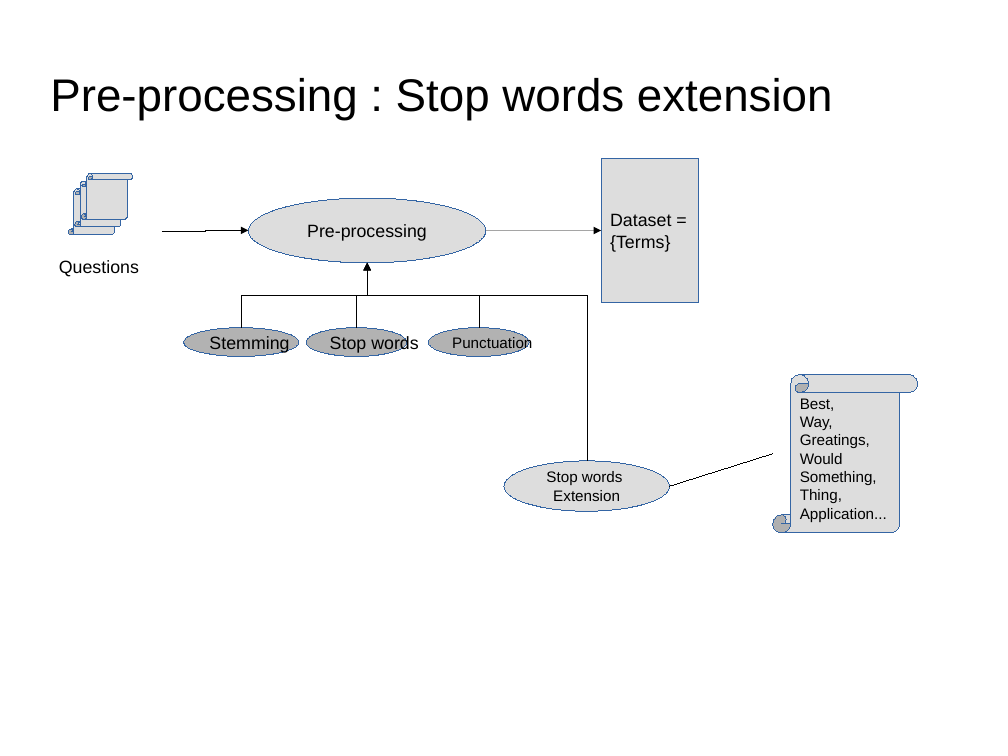
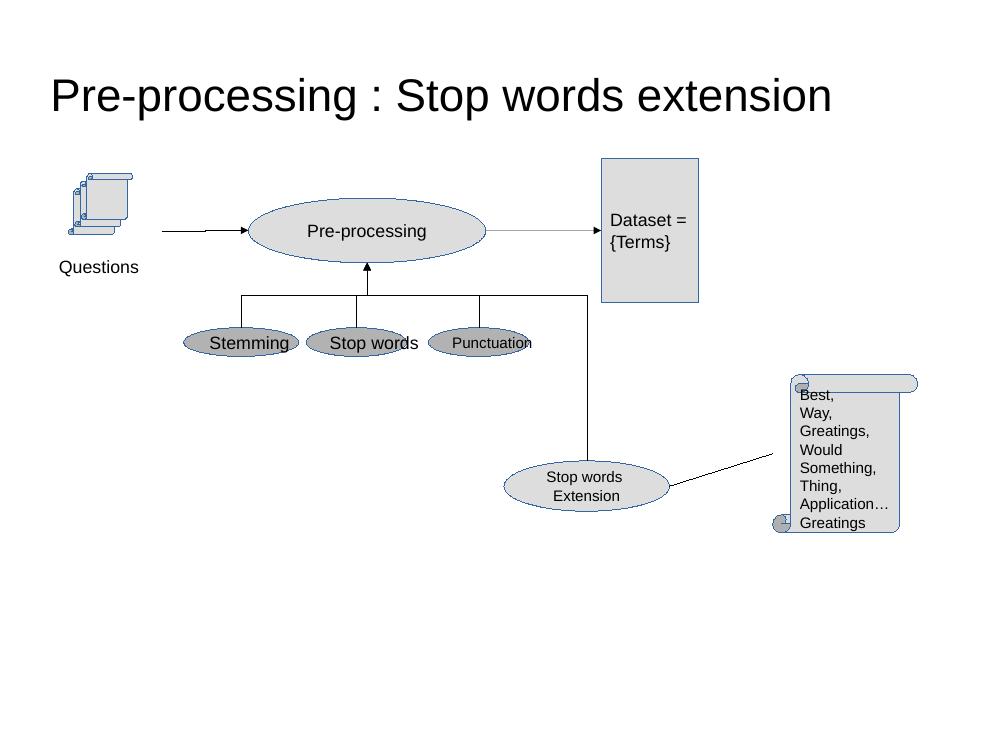
Before and after one commit to dataforcast/OC_Datascientist, a slide deck: slide 14 of P6/report/Openclassrooms_ParcoursDatascientist_P6-V1.odp (slide 12 before the commit). Drawn at 1008x756 pixels with LibreOffice and Linux fonts; fonts in the diff are those of the drawing; background and template pictures are left out. Boxes give left, top, right and bottom in pixels: in the first picture for what was removed or moved away, otherwise in the second. Text is boxed around its words. In the diff, an @@ line names an element or a change of style, - is before the commit and + after.

```diff
--- a/P6/report/Openclassrooms_ParcoursDatascientist_P6-V1.odp
+++ b/P6/report/Openclassrooms_ParcoursDatascientist_P6-V1.odp
@@ text in vertical scroll at <box>800,498,890,531</box>: text changed @@
-Application...
+Application…
+Greatings
```
Also in this commit, not shown: 8 other slides changed, 2 slides added, 4 other files.
